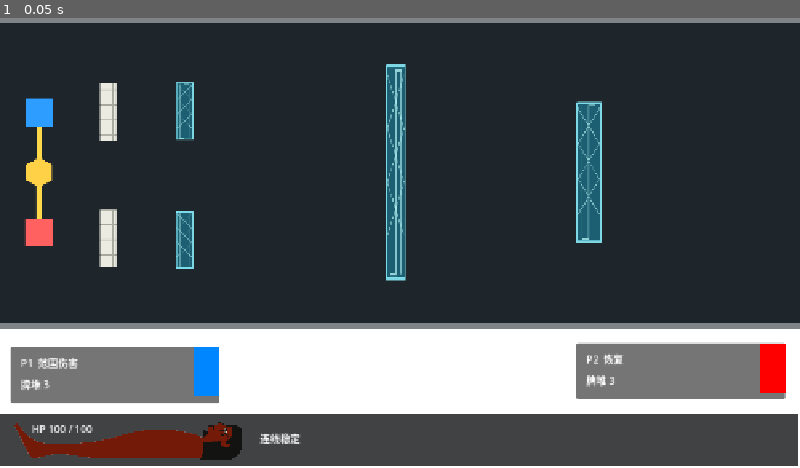
Above: before the commit, frame 1.
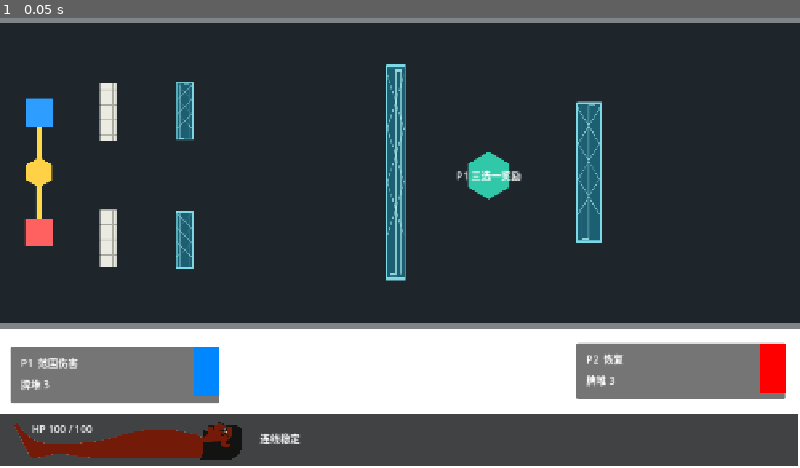
Above: after the commit, the same moment.

Repository: Jiufoduck/2026CGJ
Game: Godot game, scene res://scenes/main/MainScene.tscn
Two runs of this game, one before a commit and one after it. Both use one fixed random seed, a clock stepped at 60 frames per second and the inputs below.
Inputs:
- Up to frame 1 (0.05 s): no input

The runs differ from the first frame. In frame 1, 0.5% of the frame differs, in the area x 57-66%, y 29-41%.

Commit message:
Update MainScene.tscn

Diff:
--- a/scenes/main/MainScene.tscn
+++ b/scenes/main/MainScene.tscn
@@ -175,6 +175,9 @@
 [node name="TaskCoordinateC_Top3" parent="TaskPoints" unique_id=1835141426 instance=ExtResource("5_task_scene")]
 position = Vector2(2078, 49)
 
+[node name="TaskCoordinateC_Top4" parent="TaskPoints" unique_id=1734627731 instance=ExtResource("5_task_scene")]
+position = Vector2(-2878, 5)
+
 [node name="TaskCoordinateC_Top5" parent="TaskPoints" unique_id=857449563 instance=ExtResource("5_task_scene")]
 position = Vector2(5484, -7)
 
@@ -184,6 +187,10 @@
 
 [node name="TaskCoordinateC_Bottom14" parent="TaskPoints" unique_id=1098027971 instance=ExtResource("5_task_scene")]
 position = Vector2(2077, 160)
+assigned_player_id = 2
+
+[node name="TaskCoordinateC_Bottom15" parent="TaskPoints" unique_id=325373151 instance=ExtResource("5_task_scene")]
+position = Vector2(-2148, -159)
 assigned_player_id = 2
 
 [node name="TaskCoordinateC_Bottom3" parent="TaskPoints" unique_id=1941571653 instance=ExtResource("5_task_scene")]
